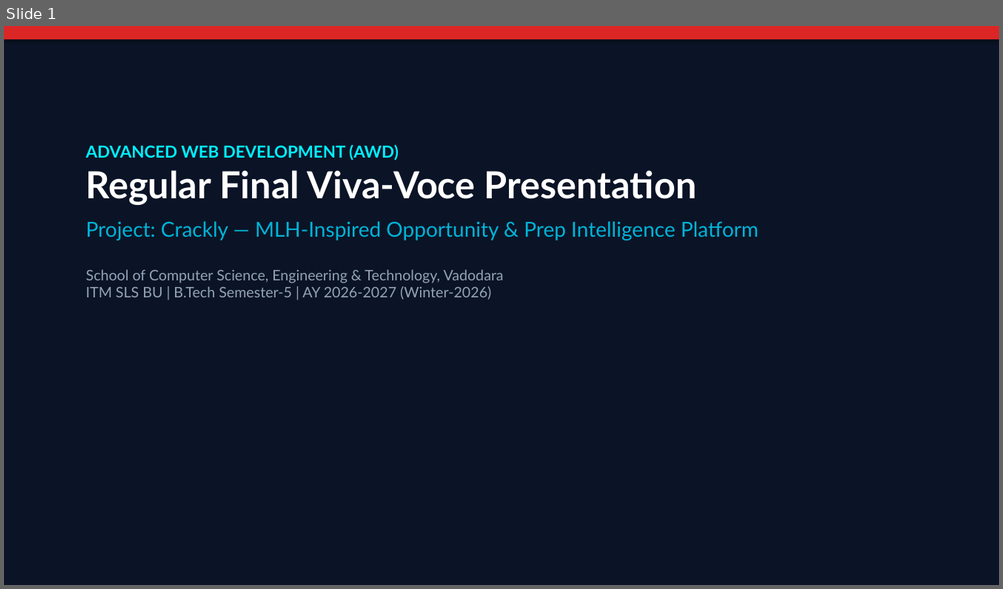
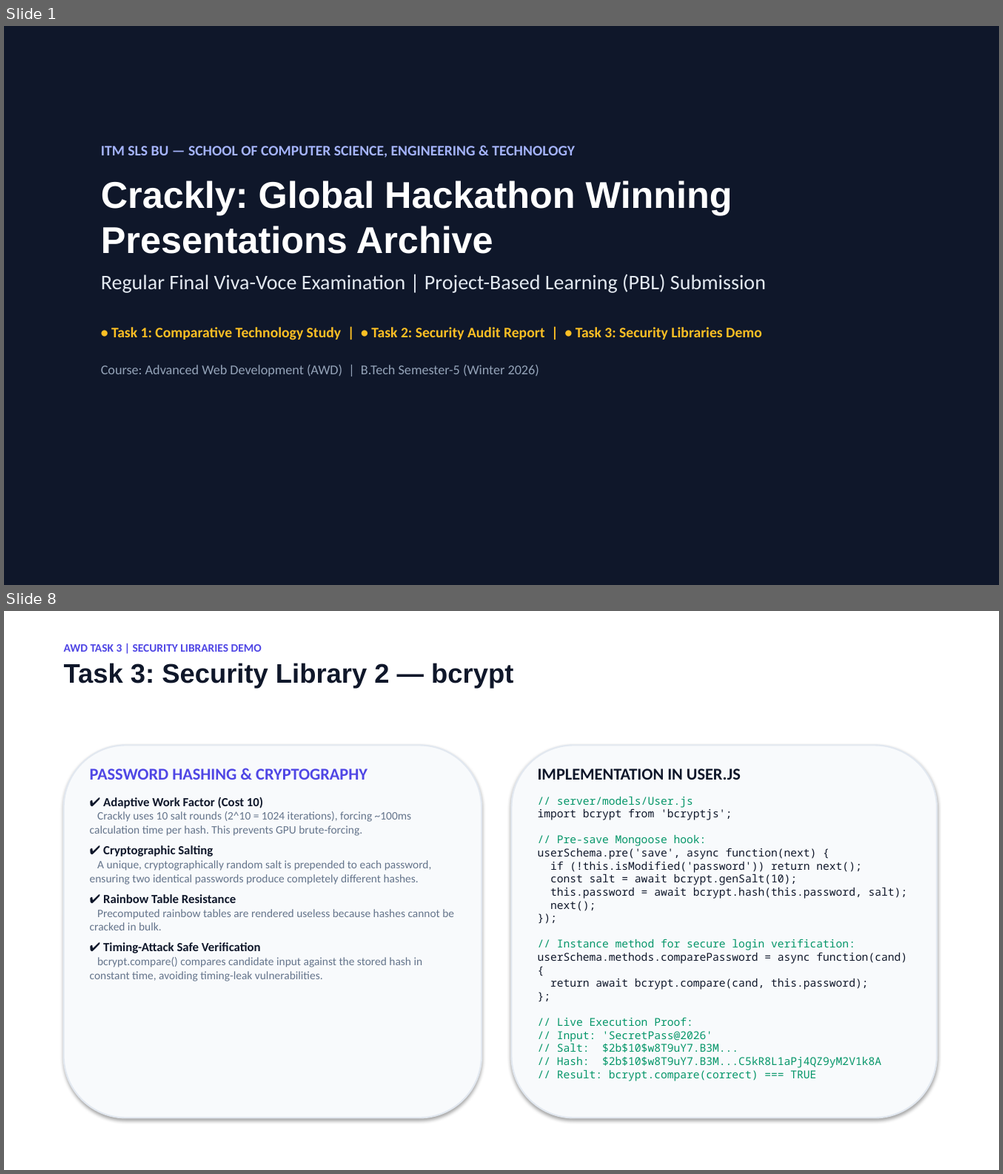
Before and after one commit to ToshalTrivedi/AWD_Project-, a slide deck: docs/AWD_Final_Viva_Presentation_Crackly.pptx. Shown one above the other, each under a label of ours: slide 1 before the commit, slides 1 and 8 after it; the slides between them are not shown. The pictures are 1003x589 and 1003x1174 pixels, drawn with LibreOffice and Linux fonts; fonts in the diff are those of the drawing. Boxes give left, top, right and bottom in pixels: in the first picture for what was removed or moved away, otherwise in the second. Text is boxed around its words. In the diff, an @@ line names an element or a change of style, - is before the commit and + after.

Commit message:
feat(crackly): streamline codebase, update brand favicon, and add AWD viva-voce deliverables (PPT, reports, test suite)

```diff
--- a/docs/AWD_Final_Viva_Presentation_Crackly.pptx
+++ b/docs/AWD_Final_Viva_Presentation_Crackly.pptx
@@ slide 8 added at (4, 611, 999, 1170), background #FFFFFF @@
@@ text added at (64, 644, 513, 689), 11 pt, text #4F46E5, bold @@
+AWD TASK 3 | SECURITY LIBRARIES DEMO
+Task 3: Security Library 2 — bcrypt
@@ rounded rectangle added at (64, 745, 481, 1119), fill #F8FAFC, outline #E2E8F0 1.5 pt @@
@@ rounded rectangle added at (512, 745, 936, 1119), fill #F8FAFC, outline #E2E8F0 1.5 pt @@
@@ text added at (90, 769, 454, 982), 11 pt, text #64748B @@
+PASSWORD HASHING & CRYPTOGRAPHY
+✔ Adaptive Work Factor (Cost 10)
+Crackly uses 10 salt rounds (2^10 = 1024 iterations), forcing ~100ms calculation time per hash. This prevents GPU brute-forcing.
+✔ Cryptographic Salting
+A unique, cryptographically random salt is prepended to each password, ensuring two identical passwords produce completely different hashes.
+✔ Rainbow Table Resistance
+Precomputed rainbow tables are rendered useless because hashes cannot be cracked in bulk.
+✔ Timing-Attack Safe Verification
+bcrypt.compare() compares candidate input against the stored hash in constant time, avoiding timing-leak vulnerabilities.
@@ text added at (538, 769, 908, 1082), 10.5 pt, text #0F172A @@
+IMPLEMENTATION IN USER.JS
+// server/models/User.js
+import bcrypt from 'bcryptjs';
+// Pre-save Mongoose hook:
+userSchema.pre('save', async function(next) {
+if (!this.isModified('password')) return next();
+const salt = await bcrypt.genSalt(10);
+this.password = await bcrypt.hash(this.password, salt);
+next();
+});
+// Instance method for secure login verification:
+userSchema.methods.comparePassword = async function(cand) {
+return await bcrypt.compare(cand, this.password);
+};
+// Live Execution Proof:
+// Input: 'SecretPass@2026'
+// Salt: $2b$10$w8T9uY7.B3M...
+// Hash: $2b$10$w8T9uY7.B3M...C5kR8L1aPj4QZ9yM2V1k8A
+// Result: bcrypt.compare(correct) === TRUE
@@ slide 1 changed as well @@
@@ rectangle at (4, 26, 999, 585): fill #0B1426 to #0F172A @@
@@ rectangle removed at (4, 26, 999, 39) @@
@@ text at (101, 146, 765, 377): text changed; font Lato to Calibri; text colour #94A3B8 to #FBBF24; bold on @@
-ADVANCED WEB DEVELOPMENT (AWD)
-Regular Final Viva-Voce Presentation
-Project: Crackly — MLH-Inspired Opportunity & Prep Intelligence Platform
-School of Computer Science, Engineering & Technology, Vadodara
-ITM SLS BU | B.Tech Semester-5 | AY 2026-2027 (Winter-2026)
+ITM SLS BU — SCHOOL OF COMPUTER SCIENCE, ENGINEERING & TECHNOLOGY
+Crackly: Global Hackathon Winning Presentations Archive
+Regular Final Viva-Voce Examination | Project-Based Learning (PBL) Submission
+• Task 1: Comparative Technology Study | • Task 2: Security Audit Report | • Task 3: Security Libraries Demo
+Course: Advanced Web Development (AWD) | B.Tech Semester-5 (Winter 2026)
```
Also in this commit, not shown: 8 other slides added, 12 slides removed, 49 other files.
